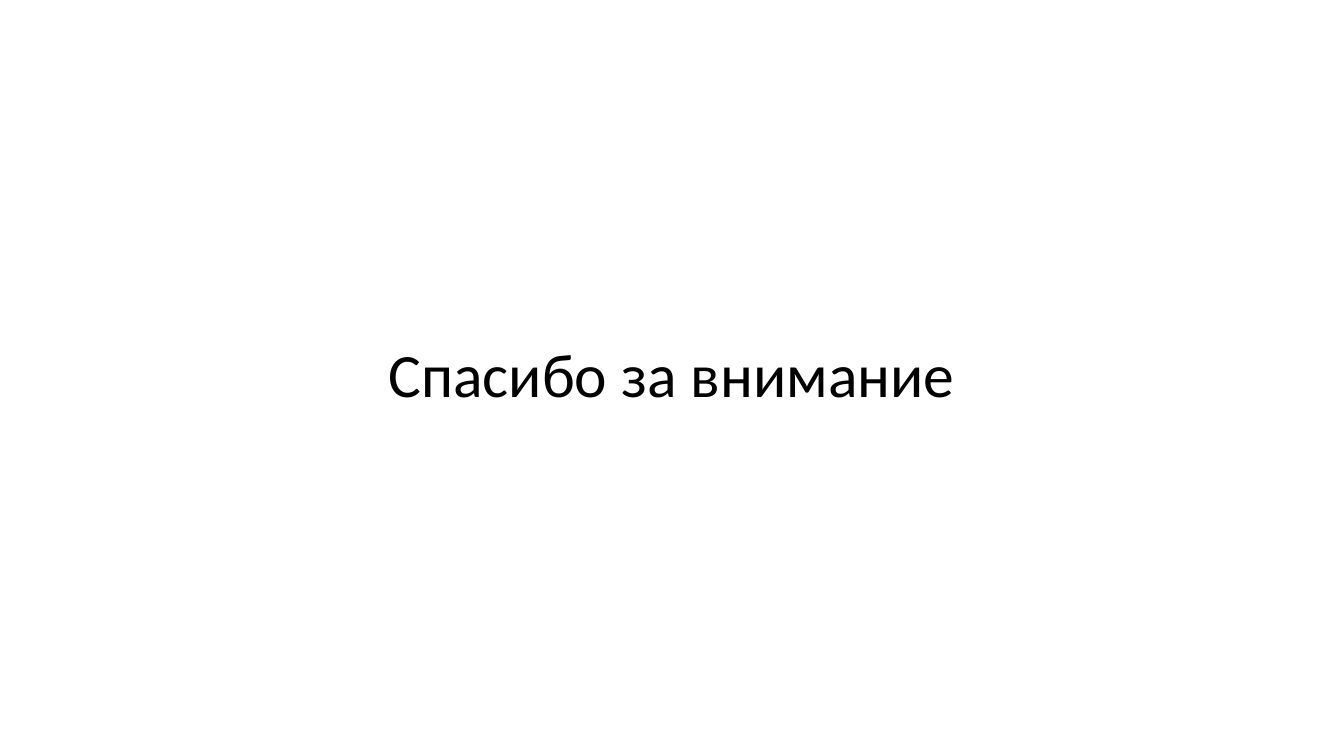
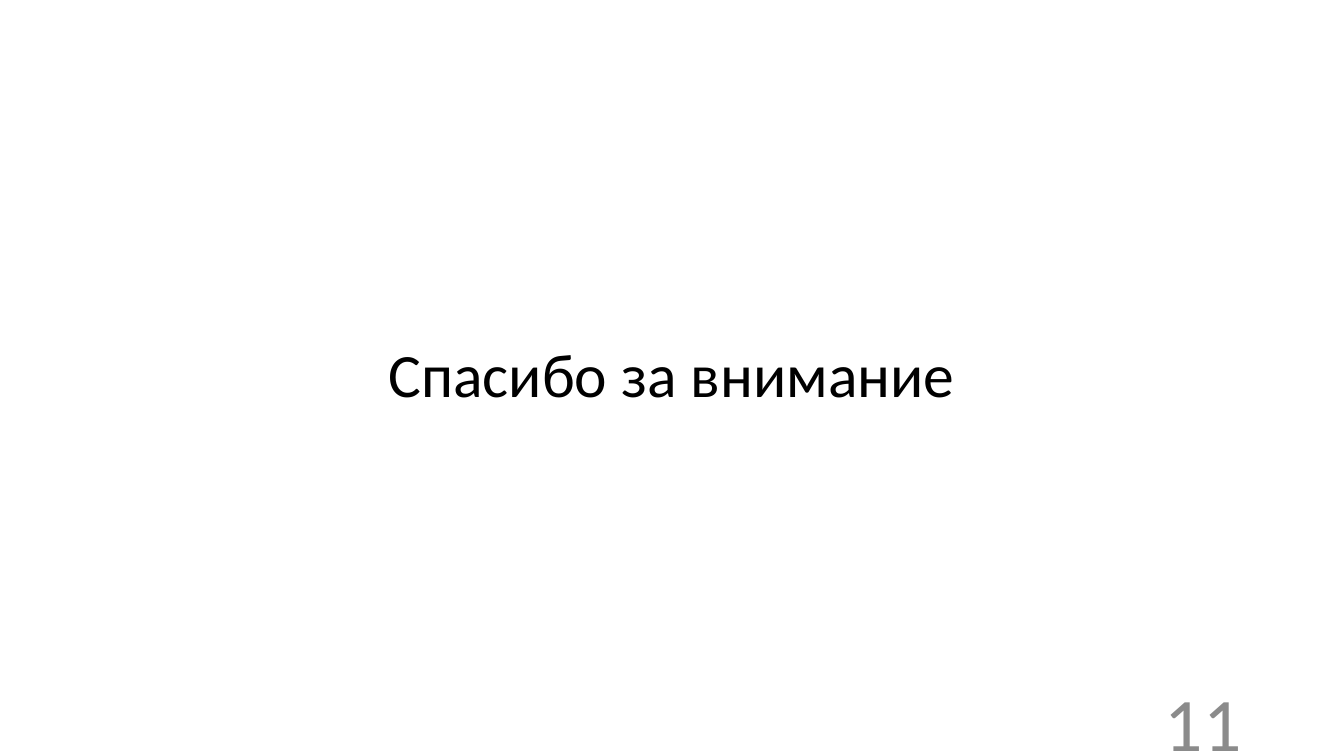
Before and after one commit to SaraFarron/------, a slide deck: slide 11 of Исследование алгоритма вычисления ионосферной поправки для системы Galileo.pptx. Drawn at 1344x756 pixels with LibreOffice and Linux fonts; fonts in the diff are those of the drawing. Boxes give left, top, right and bottom in pixels: in the first picture for what was removed or moved away, otherwise in the second. Text is boxed around its words. In the diff, an @@ line names an element or a change of style, - is before the commit and + after.

```diff
--- a/Исследование алгоритма вычисления ионосферной поправки для системы Galileo.pptx
+++ b/Исследование алгоритма вычисления ионосферной поправки для системы Galileo.pptx
@@ page number added at <box>1165,702,1242,751</box>, 54 pt, text #8C8C8C @@
+11
```
Also in this commit, not shown: 10 other slides changed, 4 other files.
